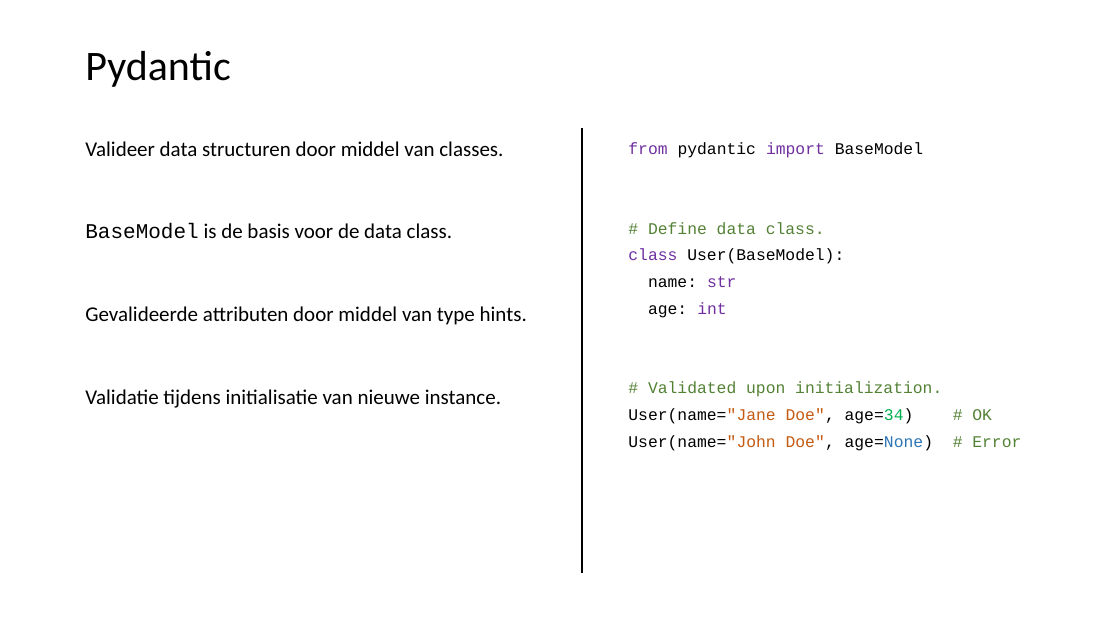
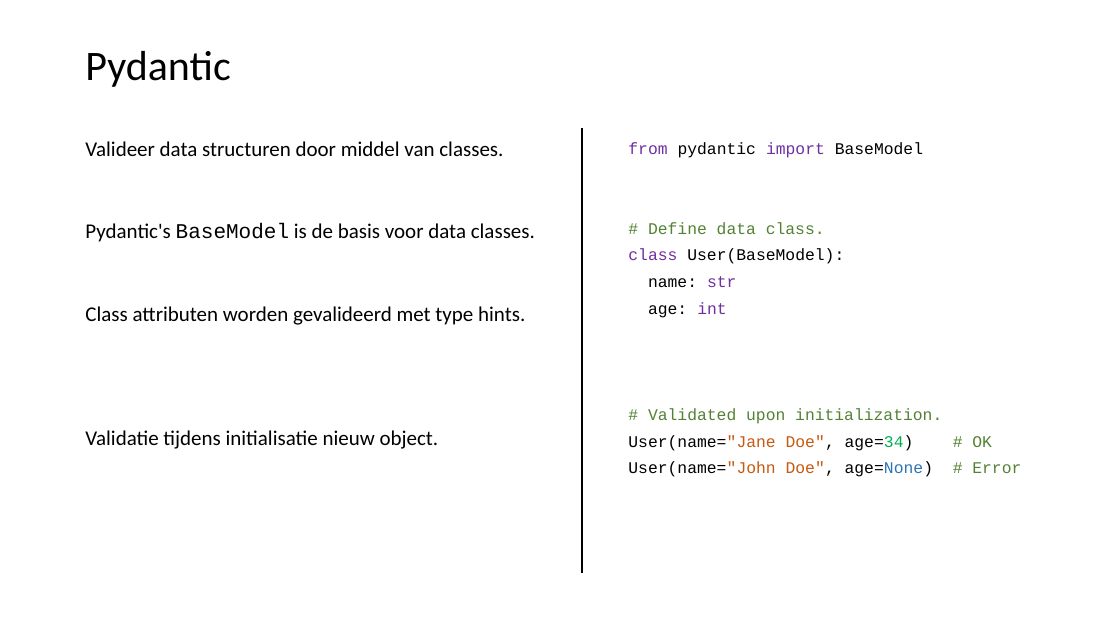
Before and after one commit to LFKoning/knowledge-sharing, a slide deck: slide 11 of python_course_4p/4_api_app/4_api_app.pptx (slide 9 before the commit). Drawn at 1120x630 pixels with LibreOffice and Linux fonts; fonts in the diff are those of the drawing. Boxes give left, top, right and bottom in pixels: in the first picture for what was removed or moved away, otherwise in the second. Text is boxed around its words. In the diff, an @@ line names an element or a change of style, - is before the commit and + after.

```diff
--- a/python_course_4p/4_api_app/4_api_app.pptx
+++ b/python_course_4p/4_api_app/4_api_app.pptx
@@ text "from pydantic import BaseModel" rewrapped from box(628, 142, 1021, 451) to box(628, 142, 1021, 477) @@
@@ text at box(85, 223, 535, 449): text changed @@
-BaseModel is de basis voor de data class.
-Gevalideerde attributen door middel van type hints.
-Validatie tijdens initialisatie van nieuwe instance.
+Pydantic's BaseModel is de basis voor data classes.
+Class attributen worden gevalideerd met type hints.
+Validatie tijdens initialisatie nieuw object.
```
Also in this commit, not shown: 21 other slides changed, 5 slides added, 1 slide removed, 7 other files.
